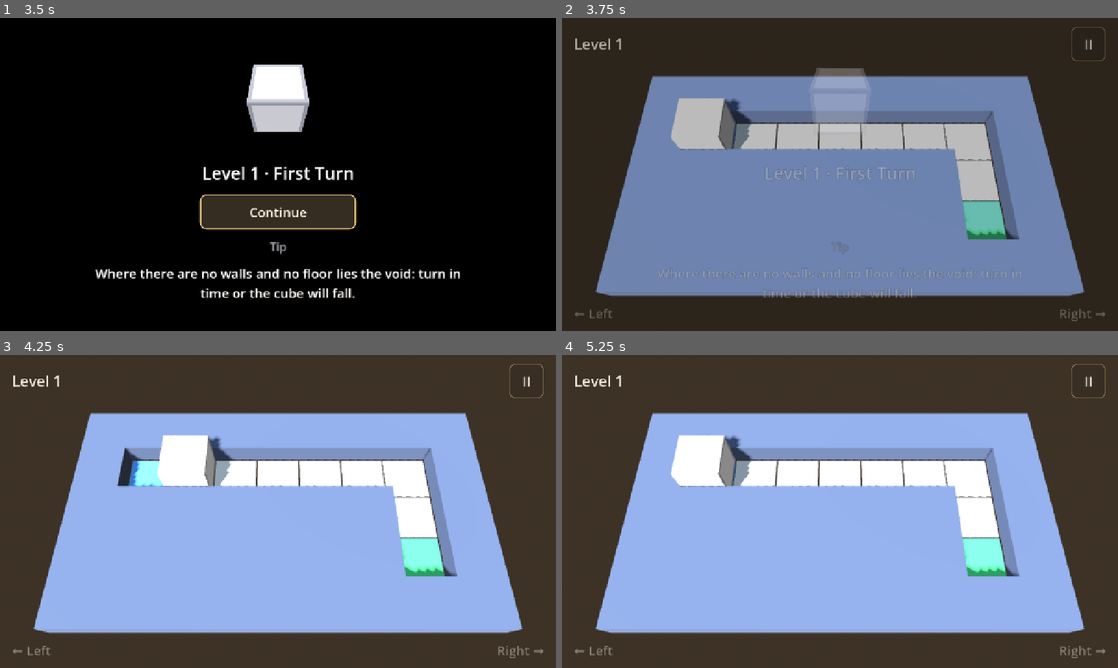
Above: before the commit, frames 1-4 (two rows, left to right).
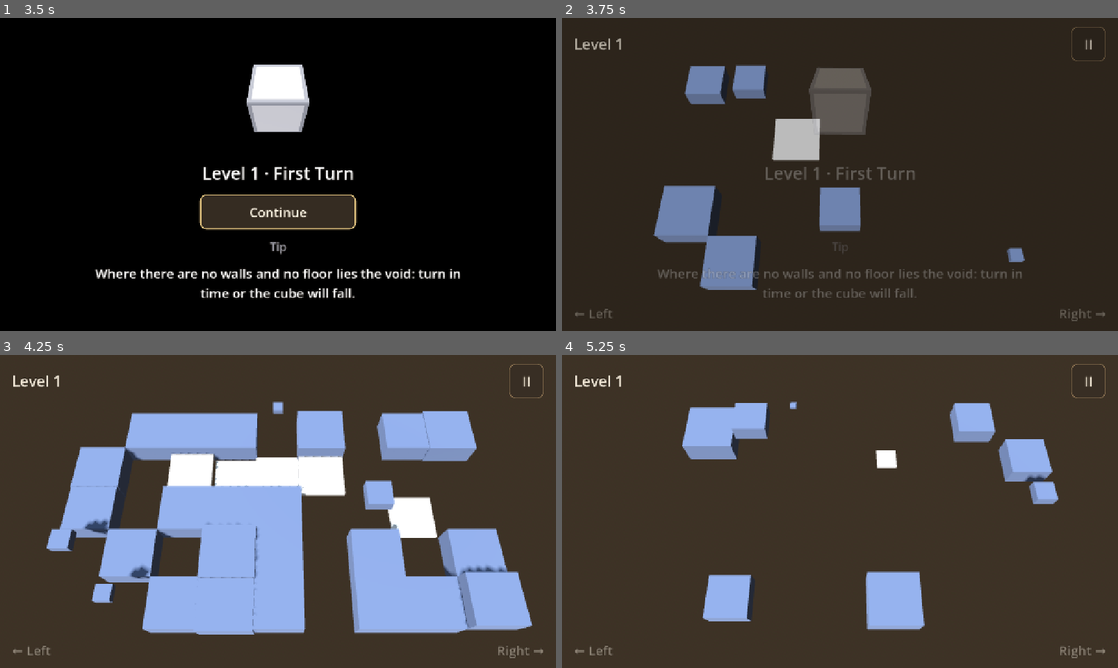
Above: after the commit, the same moments.

Repository: tonyjdev/mazecube
Game: Godot game, scene res://scenes/menu.tscn
The game is run twice, just before and just after one commit, with the same random seed, the same clock (stepped at 60 frames per second) and the same inputs.
Inputs (mouse positions are in pixels of both pictures, inside the frame that each line leads up to):
- Up to frame 1 (3.5 s): click "Play" at 0.5 s; click (33, 46) at 1.25 s; click "Play" at 2 s; tap Enter (next_level) at 2.75 s; drag from (278, 174) to (333, 105) at 2.77 s
- Up to frame 2 (3.75 s): click "Continue" at 3.5 s
- Up to frame 3 (4.25 s): no input
- Up to frame 4 (5.25 s): click "II" at 4.25 s; click (595, 511) at 5 s

Frame 1 is identical in both runs. In frame 2, 50% of the frame differs, in the area x 6-94%, y 14-90%; in frame 3, 24%; in frame 4, 51%.

Commit message:
Aparición del nivel y del cubo, y arranque suave tras la pausa
- Al entrar en un nivel o reiniciarlo, el tablero aparece casilla a
  casilla en orden aleatorio en 1,3 s: cada casilla (suelo, pared, roca y
  lo que tenga encima) baja desde arriba creciendo con un pequeño rebote
  (Level.start_reveal).
- Después aparece el cubo en 2 s: baja girando y creciendo hasta la
  salida, se posa con un aplastamiento, polvo y un golpe, y empieza a
  rodar (RollingCube.appear). Mientras espera o aparece no se le puede
  matar. Los enemigos no se mueven hasta que el cubo arranca.
- Al reaparecer tras morir también hace la animación de aparición (los
  enemigos siguen moviéndose) y después el parpadeo de invulnerabilidad.
- Al salir de la pausa, la velocidad del juego (Engine.time_scale) sube
  de forma uniforme de 0 a la normal en 1 s.
- Especificación al día.

Co-Authored-By: Claude Opus 5.5 <noreply@anthropic.com>

Diff:
--- a/scripts/game.gd
+++ b/scripts/game.gd
@@ -17,7 +17,14 @@
 ## muestra a la izquierda tres botones con iconos (Continuar, Reiniciar,
 ## Salir al selector de niveles); la cámara se aleja y se pone casi vertical,
 ## y arrastrando el dedo se recorre el mapa (ver FollowCamera.start_explore).
-## Al continuar, la cámara vuelve a su sitio y después se reanuda el juego.
+## Al continuar, la cámara vuelve a su sitio y después se reanuda el juego:
+## la velocidad del juego (Engine.time_scale) sube de 0 a la normal de forma
+## uniforme en RESUME_RAMP_TIME segundos.
+##
+## Inicio del nivel (al entrar o reiniciar): el tablero aparece casilla a
+## casilla (Level.start_reveal) y después aparece el cubo
+## (RollingCube.appear); los enemigos no se mueven hasta que el cubo empieza
+## a rodar.
 ## Al llegar a la meta se marca el nivel como completado y se muestra otro
 ## menú (Siguiente nivel, Repetir, Niveles).
 ##
@@ -47,6 +54,8 @@
 ## Diferencia máxima entre pulsar izquierda y derecha para que cuente como a
 ## la vez (media vuelta).
 const SIMULTANEOUS_WINDOW := 0.15
+## Tiempo que tarda el juego en recuperar su velocidad al salir de la pausa.
+const RESUME_RAMP_TIME := 1.0
 
 var current_level := 0
 var _hint_tweens := {}
@@ -60,6 +69,10 @@
 ## dónde estaba en el último movimiento.
 var _dragging := false
 var _drag_last := Vector2.ZERO
+## Aceleración tras la pausa (anima Engine.time_scale).
+var _speed_tween: Tween
+## Cuenta de inicios del nivel: un reinicio cancela la secuencia anterior.
+var _intro_id := 0
 
 @onready var level: Level = $Level
 @onready var cube: RollingCube = $Cube
@@ -112,6 +125,7 @@
 		GameState.vibrate(GameState.VIBRATION_BUTTON))
 	cube.rolled.connect(func(_cell: Vector2i) -> void: Sfx.play("roll", 0.12))
 	cube.bounced.connect(func(_cell: Vector2i) -> void: Sfx.play("bounce", 0.1))
+	cube.landed.connect(func() -> void: Sfx.play("bounce", 0.1))
 	cube.key_picked.connect(func(_color: String) -> void: Sfx.play("key"))
 	cube.door_opened.connect(func(_color: String) -> void: Sfx.play("door"))
 	cube.power_up_picked.connect(func(_power_up: PowerUp, _stacks: int) -> void:
@@ -235,6 +249,7 @@
 	if paused:
 		if complete_menu.visible or pause_menu.visible:
 			return
+		_stop_speed_ramp()
 		get_tree().paused = true
 		pause_menu.visible = true
 		$UI.visible = false
@@ -253,6 +268,27 @@
 	if pause_menu.visible or complete_menu.visible:
 		return
 	get_tree().paused = false
+	_start_speed_ramp()
+
+
+## La velocidad del juego sube de 0 a la normal de forma uniforme.
+func _start_speed_ramp() -> void:
+	_stop_speed_ramp()
+	Engine.time_scale = 0.0
+	_speed_tween = create_tween().set_ignore_time_scale(true)
+	_speed_tween.tween_property(Engine, "time_scale", 1.0, RESUME_RAMP_TIME)
+
+
+func _stop_speed_ramp() -> void:
+	if _speed_tween and _speed_tween.is_valid():
+		_speed_tween.kill()
+	_speed_tween = null
+	Engine.time_scale = 1.0
+
+
+func _exit_tree() -> void:
+	# time_scale es global: no debe quedarse a medias al salir de la partida.
+	_stop_speed_ramp()
 
 
 func _close_pause_menu() -> void:
@@ -283,6 +319,24 @@
 	_clear_held_sides()
 	complete_menu.visible = false
 	pause_button.visible = true
+	_stop_speed_ramp()
+	_play_intro()
+
+
+## Aparición del tablero y, después, la del cubo; al acabar, los enemigos
+## empiezan a moverse. Un reinicio a mitad cancela la secuencia anterior.
+func _play_intro() -> void:
+	_intro_id += 1
+	var id := _intro_id
+	level.start_reveal()
+	await level.reveal_finished
+	if id != _intro_id:
+		return
+	cube.appear()
+	await cube.appeared
+	if id != _intro_id:
+		return
+	level.set_enemies_frozen(false)
 
 
 func _load_level(index: int) -> void:
--- a/scripts/level.gd
+++ b/scripts/level.gd
@@ -27,6 +27,14 @@
 ##   del cubo; cuando una llega a 0 el puente entero cae y sus casillas pasan
 ##   a ser vacío (ver HangingBridge).
 ## Las filas crecen hacia +Z (hacia abajo en pantalla) y las columnas hacia +X.
+##
+## Aparición (start_reveal): al empezar o reiniciar el nivel, el tablero se
+## dibuja casilla a casilla en orden aleatorio en REVEAL_TIME segundos: cada
+## casilla (suelo, pared, roca y lo que haya encima) baja desde arriba
+## creciendo con un pequeño rebote. Mientras tanto los enemigos están
+## quietos (ver set_enemies_frozen). Al acabar emite reveal_finished.
+
+signal reveal_finished
 
 const CELL_SIZE := 1.0
 const WALL_HEIGHT := 0.5
@@ -66,6 +74,11 @@
 ## se considera cerca de un botón. Ver button_near().
 const BUTTON_APPROACH_CELLS := 4
 const NO_CELL := Vector2i(-9999, -9999)
+## Aparición del tablero: duración total, lo que tarda en aparecer cada
+## casilla y altura desde la que baja.
+const REVEAL_TIME := 1.3
+const REVEAL_POP_TIME := 0.3
+const REVEAL_DROP := 1.2
 
 @export var layout: PackedStringArray = PackedStringArray([
 	"#######",
@@ -114,6 +127,14 @@
 var _enemies: Array[Enemy] = []
 ## casilla -> HangingBridge (solo los que siguen en pie)
 var _bridges := {}
+## Aparición en curso: tiempo transcurrido, retraso de cada casilla,
+## instancias de los MultiMesh ({ "multimesh", "cells", "transforms" }) y
+## nodos sueltos ({ "node", "delay", "position", "scale" }).
+var _revealing := false
+var _reveal_time := 0.0
+var _reveal_delays := {}
+var _reveal_multimeshes: Array[Dictionary] = []
+var _reveal_nodes: Array[Dictionary] = []
 
 
 func _ready() -> void:
@@ -131,6 +152,9 @@
 func build() -> void:
 	for child in get_children():
 		child.queue_free()
+	_revealing = false
+	_reveal_multimeshes.clear()
+	_reveal_nodes.clear()
 	_walkable.clear()
 	_void.clear()
 	_keys.clear()
@@ -206,6 +230,8 @@
 
 
 func _process(delta: float) -> void:
+	if _revealing:
+		_update_reveal(delta)
 	_check_enemy_hits()
 	for item in _keys.values():
 		item["node"].rotate_y(KEY_SPIN_SPEED * delta)
@@ -432,6 +458,124 @@
 	return Vector2i(width, layout.size())
 
 
+# --- Aparición del tablero -----------------------------------------------------
+
+## Oculta el tablero y lo hace aparecer casilla a casilla (ver REVEAL_TIME).
+## Los enemigos se quedan quietos hasta set_enemies_frozen(false).
+func start_reveal() -> void:
+	_reveal_time = 0.0
+	_reveal_delays.clear()
+	var max_delay := REVEAL_TIME - REVEAL_POP_TIME
+	for z in layout.size():
+		for x in layout[z].length():
+			_reveal_delays[Vector2i(x, z)] = randf() * max_delay
+	for entry in _reveal_multimeshes:
+		var multimesh: MultiMesh = entry["multimesh"]
+		var transforms: Array[Transform3D] = []
+		for i in multimesh.instance_count:
+			transforms.append(multimesh.get_instance_transform(i))
+		entry["transforms"] = transforms
+	_reveal_nodes.clear()
+	for child in get_children():
+		var node := child as Node3D
+		if node == null or node is MultiMeshInstance3D or node.is_queued_for_deletion():
+			continue
+		var cell := Vector2i(roundi(node.position.x / CELL_SIZE), roundi(node.position.z / CELL_SIZE))
+		_reveal_nodes.append({"node": node, "delay": _reveal_delays.get(cell, randf() * max_delay),
+			"position": node.position, "scale": node.scale})
+	set_enemies_frozen(true)
+	_revealing = true
+	# Todo empieza oculto (diminuto, no invisible: así sus materiales ya se
+	# preparan detrás de la pantalla de carga).
+	_apply_reveal()
+
+
+func is_revealing() -> bool:
+	return _revealing
+
+
+## Detiene o reanuda a los enemigos (durante la aparición del nivel).
+func set_enemies_frozen(frozen: bool) -> void:
+	for enemy in _enemies:
+		if is_instance_valid(enemy):
+			enemy.process_mode = Node.PROCESS_MODE_DISABLED if frozen else Node.PROCESS_MODE_INHERIT
+
+
+func _update_reveal(delta: float) -> void:
+	_reveal_time += delta
+	_apply_reveal()
+	if _reveal_time >= REVEAL_TIME:
+		_finish_reveal()
+		reveal_finished.emit()
+
+
+## Deja todo exactamente en su sitio.
+func _finish_reveal() -> void:
+	_revealing = false
+	for entry in _reveal_multimeshes:
+		var multimesh: MultiMesh = entry["multimesh"]
+		var transforms: Array[Transform3D] = entry["transforms"]
+		for i in transforms.size():
+			multimesh.set_instance_transform(i, transforms[i])
+	for entry in _reveal_nodes:
+		var node: Node3D = entry["node"]
+		if is_instance_valid(node):
+			node.scale = entry["scale"]
+			node.position = entry["position"]
+	_reveal_nodes.clear()
+
+
+## Coloca cada elemento según el progreso de su casilla: baja desde
+## REVEAL_DROP y crece con un pequeño rebote; al acabar, exactamente en su sitio.
+func _apply_reveal() -> void:
+	for entry in _reveal_multimeshes:
+		var multimesh: MultiMesh = entry["multimesh"]
+		var cells: Array = entry["cells"]
+		var transforms: Array[Transform3D] = entry["transforms"]
+		for i in cells.size():
+			var k := _reveal_progress(_reveal_delays.get(cells[i], 0.0))
+			if k < 0.0:
+				continue
+			multimesh.set_instance_transform(i, _revealed(transforms[i], k))
+	for entry in _reveal_nodes:
+		var node: Node3D = entry["node"]
+		if not is_instance_valid(node):
+			continue
+		var k := _reveal_progress(entry["delay"])
+		if k < 0.0:
+			continue
+		var grow := _reveal_scale(k)
+		node.scale = entry["scale"] * grow
+		node.position = entry["position"] + Vector3(0, REVEAL_DROP * (1.0 - _reveal_ease(k)), 0)
+
+
+## Progreso (0-1) de una casilla con ese retraso; -1 si ya ha terminado y no
+## hay que tocarla (para no recolocar miles de casillas en cada fotograma).
+func _reveal_progress(delay: float) -> float:
+	if _reveal_time - delay > REVEAL_POP_TIME + 0.1:
+		return -1.0
+	return clampf((_reveal_time - delay) / REVEAL_POP_TIME, 0.0, 1.0)
+
+
+func _revealed(base: Transform3D, k: float) -> Transform3D:
+	var t := base
+	t.basis = base.basis.scaled(Vector3.ONE * _reveal_scale(k))
+	t.origin = base.origin + Vector3(0, REVEAL_DROP * (1.0 - _reveal_ease(k)), 0)
+	return t
+
+
+static func _reveal_ease(k: float) -> float:
+	return 1.0 - pow(1.0 - k, 3.0)
+
+
+## Tamaño: de casi nada a algo más de 1 y vuelta a 1 (rebote).
+static func _reveal_scale(k: float) -> float:
+	if k <= 0.0:
+		return 0.001
+	var c := 1.70158
+	return maxf(0.001, 1.0 + (c + 1.0) * pow(k - 1.0, 3.0) + c * pow(k - 1.0, 2.0))
+
+
 ## Un mismo bloque repetido en varias casillas, en un solo MultiMesh.
 func _add_multimesh(cells: Array, size: Vector3, y: float, mat: Material) -> void:
 	if cells.is_empty():
@@ -450,6 +594,7 @@
 	var instance := MultiMeshInstance3D.new()
 	instance.multimesh = multimesh
 	add_child(instance)
+	_reveal_multimeshes.append({"multimesh": multimesh, "cells": cells.duplicate()})
 
 
 ## Bloques de roca bajo el suelo y las paredes (niveles con vacío): el
--- a/scripts/rolling_cube.gd
+++ b/scripts/rolling_cube.gd
@@ -30,7 +30,8 @@
 ## el cubo explota en pedazos de sus colores (ver CubeExplosion) y, cuando
 ## termina la explosión, vuelve a su casilla de salida con el rumbo inicial. Conserva la
 ## llave que llevaba, pierde los power ups y el tablero se queda como estaba.
-## Al reaparecer parpadea y es invulnerable durante RESPAWN_GRACE segundos. Un
+## Al reaparecer hace la animación de aparición (ver más abajo) y después
+## parpadea y es invulnerable durante RESPAWN_GRACE segundos. Un
 ## obstáculo es como una pared. Si queda encajonado (bloqueado delante y
 ## detrás), rebota en su casilla a ritmo de vuelco hasta que se libere el paso.
 ##
@@ -39,6 +40,12 @@
 ## borde, cae girando y, tras FALL_TIME segundos, explota en el aire; cuando
 ## termina la explosión vuelve a la salida como si lo hubiera matado un
 ## enemigo. Se cae aunque esté en el tiempo de invulnerabilidad.
+##
+## Aparición: tras reset() el cubo espera oculto en la salida (mientras
+## aparece el tablero) hasta que se llama a appear(). Durante APPEAR_TIME
+## segundos baja girando y creciendo hasta su casilla, se posa con un
+## pequeño aplastamiento y una nube de polvo, y entonces empieza a rodar
+## (emite appeared). Mientras espera o aparece no se le puede matar.
 ##
 ## Power ups: al llegar a su casilla el cubo lo coge y se activa su efecto.
 ## Las reglas de cada tipo (acumulación, duración, fin al rebotar...) las
@@ -64,6 +71,10 @@
 signal fell(cell: Vector2i)
 ## El cubo ha vuelto a la salida tras morir.
 signal respawned
+## Se ha posado en la salida durante la aparición.
+signal landed
+## Ha terminado la aparición y empieza a rodar.
+signal appeared
 
 const TURN_LEFT := -1
 const TURN_RIGHT := 1
@@ -83,6 +94,14 @@
 ## Muerte: invulnerabilidad al reaparecer en la salida
 ## (con parpadeo de RESPAWN_BLINK segundos por ciclo).
 const RESPAWN_GRACE := 1.5
+## Aparición: duración, altura desde la que baja, vueltas que da al bajar,
+## fracción del tiempo que tarda en posarse (el resto es el aplastamiento) y
+## cuánto se aplasta.
+const APPEAR_TIME := 2.0
+const APPEAR_HEIGHT := 2.5
+const APPEAR_SPINS := 1.5
+const APPEAR_LAND := 0.75
+const APPEAR_SQUASH := 0.18
 const RESPAWN_BLINK := 0.12
 ## Caída al vacío: tiempo de caída libre hasta explotar, gravedad, velocidad
 ## inicial (hacia delante y hacia abajo) y giro (rad/s) al salir del borde.
@@ -135,6 +154,13 @@
 ## Casilla hacia la que está volcando (solo vale mientras _rolling).
 var _roll_target := Vector2i.ZERO
 var _dead := false
+## Esperando oculto en la salida a que se llame a appear().
+var _waiting := false
+## Tiempo de la aparición en curso (negativo si no está apareciendo), si ya
+## se ha posado y si al acabar empieza el parpadeo de invulnerabilidad.
+var _appear_time := -1.0
+var _appear_landed := false
+var _grace_after_appear := false
 ## Cayendo al vacío: vuelco por el borde (_rolling) y caída libre después.
 var _falling := false
 var _fall_time := 0.0
@@ -188,8 +214,64 @@
 	_explosion = null
 	_falling = false
 	global_position = level.cell_to_world(cell)
+	# Oculto (diminuto) hasta que se llame a appear().
+	_waiting = true
+	_appear_time = -1.0
+	_grace_after_appear = false
+	_body.transform = Transform3D(Basis.IDENTITY.scaled(Vector3.ONE * 0.001), Vector3(0, HALF, 0))
+	_update_arrow(Vector3.ZERO)
+
+
+## Empieza la animación de aparición en la salida; al acabar, el cubo rueda.
+func appear() -> void:
+	_waiting = false
+	_appear_time = 0.0
+	_appear_landed = false
+	_body.visible = true
+	_apply_appear(0.0)
+	_update_arrow(Vector3.ZERO)
+
+
+func is_appearing() -> bool:
+	return _waiting or _appear_time >= 0.0
+
+
+func _process_appear(delta: float) -> void:
+	_appear_time += delta
+	var t := minf(_appear_time / APPEAR_TIME, 1.0)
+	if not _appear_landed and t >= APPEAR_LAND:
+		_appear_landed = true
+		_spawn_dust(global_position + Vector3(0, 0.1, 0))
+		landed.emit()
+	_apply_appear(t)
+	if t < 1.0:
+		return
+	_appear_time = -1.0
 	_body.transform = Transform3D(Basis.IDENTITY, Vector3(0, HALF, 0))
+	if _grace_after_appear:
+		_grace_after_appear = false
+		_grace_left = RESPAWN_GRACE
+	if _held_key_node:
+		_held_key_node.visible = true
 	_update_arrow(Vector3.ZERO)
+	appeared.emit()
+
+
+## Baja girando y creciendo (con frenada suave) hasta posarse y, después, un
+## aplastamiento que se recupera. t va de 0 a 1.
+func _apply_appear(t: float) -> void:
+	var d := clampf(t / APPEAR_LAND, 0.0, 1.0)
+	var eased := 1.0 - pow(1.0 - d, 3.0)
+	var height := APPEAR_HEIGHT * (1.0 - eased)
+	var angle := (1.0 - eased) * TAU * APPEAR_SPINS
+	var grow := lerpf(0.15, 1.0, eased)
+	var squash := 0.0
+	if t > APPEAR_LAND:
+		var s := (t - APPEAR_LAND) / (1.0 - APPEAR_LAND)
+		squash = sin(s * PI) * APPEAR_SQUASH * (1.0 - s * 0.5)
+	var size := Vector3(grow * (1.0 + squash * 0.5), grow * (1.0 - squash), grow * (1.0 + squash * 0.5))
+	_body.transform = Transform3D(Basis(Vector3.UP, angle).scaled(size),
+		Vector3(0, HALF * size.y + height, 0))
 
 
 ## Registra un giro relativo al rumbo actual (izquierda o derecha).
@@ -215,7 +297,10 @@
 func _process(delta: float) -> void:
 	if _falling and not _rolling:
 		_process_fall(delta)
-	if _dead:
+	if _dead or _waiting:
+		return
+	if _appear_time >= 0.0:
+		_process_appear(delta)
 		return
 	if _grace_left > 0.0:
 		_grace_left -= delta
@@ -448,7 +533,7 @@
 ## Un enemigo puede matarlo ahora: vivo, sin haber llegado a la meta y sin la
 ## invulnerabilidad de después de reaparecer.
 func is_vulnerable() -> bool:
-	return not _dead and not is_finished and _grace_left <= 0.0
+	return not _dead and not is_finished and _grace_left <= 0.0 and not is_appearing()
 
 
 ## Casilla en la que está o hacia la que está volcando.
@@ -503,13 +588,10 @@
 	cell = level.start_cell
 	heading = level.start_heading
 	global_position = level.cell_to_world(cell)
-	_body.transform = Transform3D(Basis.IDENTITY, Vector3(0, HALF, 0))
-	_body.visible = true
-	if _held_key_node:
-		_held_key_node.visible = true
-	_grace_left = RESPAWN_GRACE
 	_cooldown = 0.3
-	_update_arrow(Vector3.ZERO)
+	# La llave que lleva se vuelve a ver al acabar la aparición.
+	appear()
+	_grace_after_appear = true
 	respawned.emit()
 
 
@@ -711,7 +793,7 @@
 	var dir := Vector3(shown.x, 0, shown.y)
 	var base := Basis.looking_at(dir, Vector3.UP) * Basis(Vector3.RIGHT, -PI * 0.5)
 	_arrow.global_transform = Transform3D(base, global_position + offset + dir * 0.1 + Vector3(0, ARROW_HEIGHT, 0))
-	_arrow.visible = show_arrow and not is_finished and not _dead
+	_arrow.visible = show_arrow and not is_finished and not _dead and not is_appearing()
 	if _held_key_node:
 		_held_key_node.global_position = global_position + offset + Vector3(0, HELD_KEY_HEIGHT, 0)
 
Not shown, changed: docs/especificacion_juego_cubo.md
